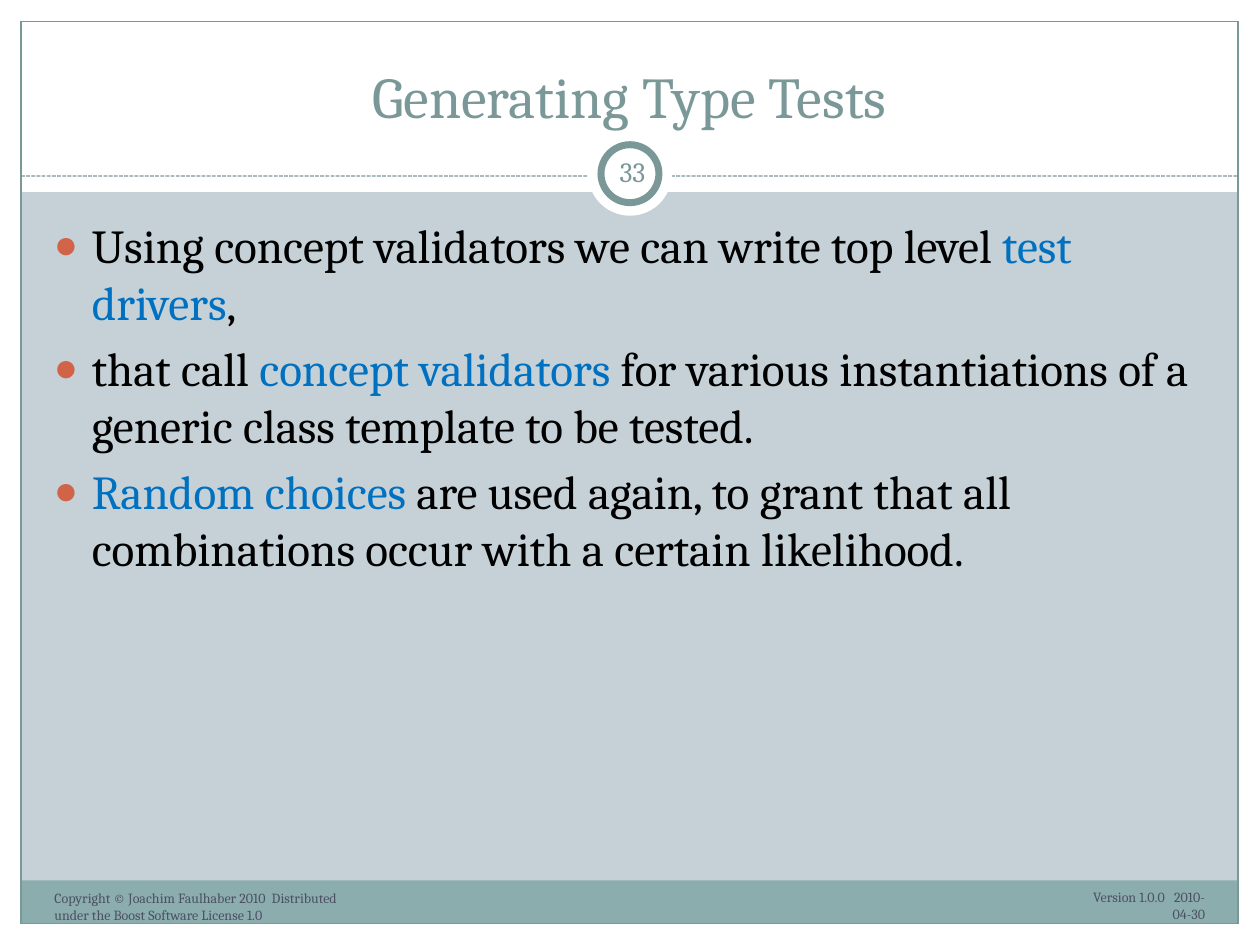
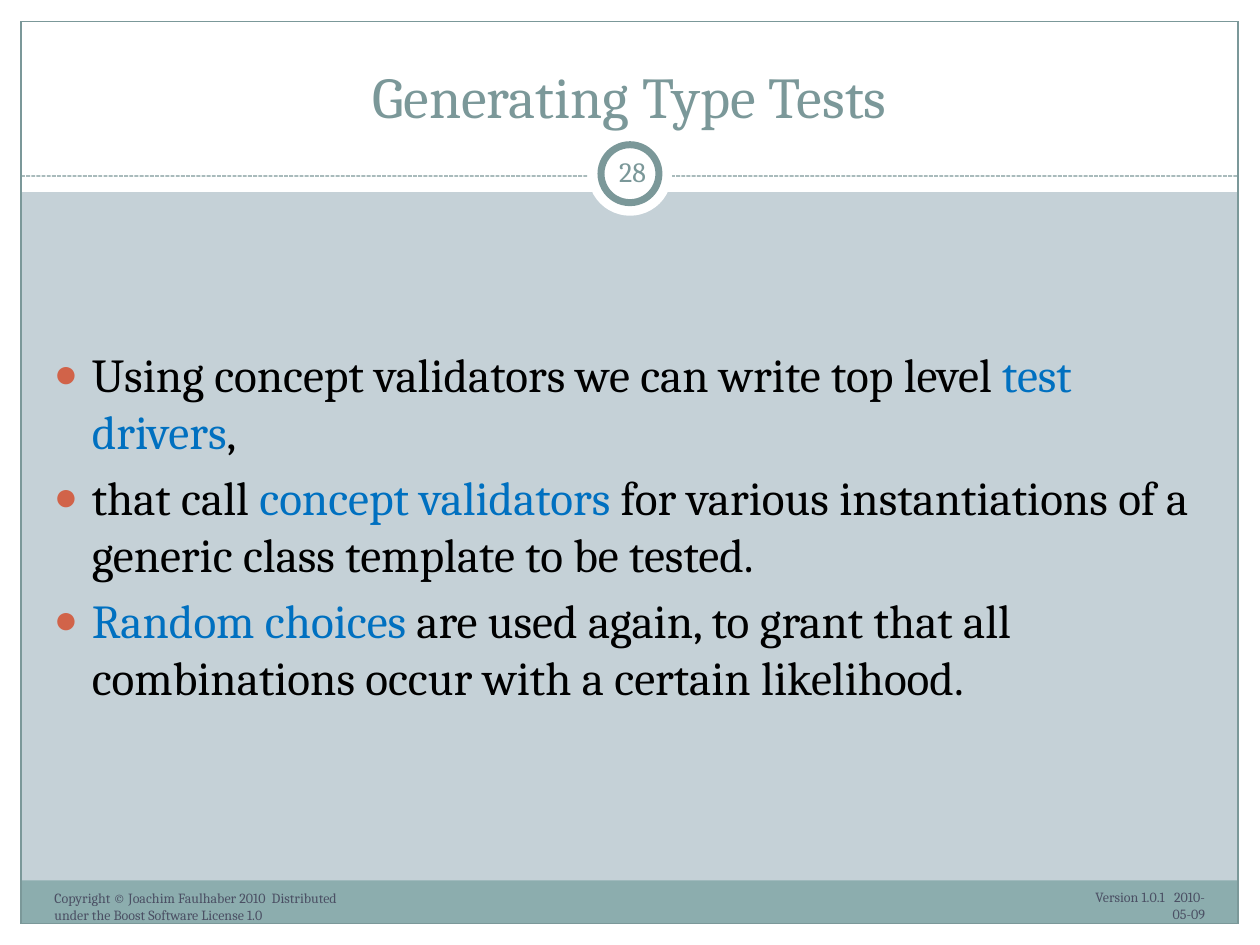
Before and after one commit to ryppl/boost-history, a slide deck: slide 28 of itl/libs/validate/doc/boostcon2010/BoostAlabaster.pptx (slide 33 before the commit). Drawn at 1260x945 pixels with LibreOffice and Linux fonts; fonts in the diff are those of the drawing. Boxes give left, top, right and bottom in pixels: in the first picture for what was removed or moved away, otherwise in the second. Text is boxed around its words. In the diff, an @@ line names an element or a change of style, - is before the commit and + after.

```diff
--- a/itl/libs/validate/doc/boostcon2010/BoostAlabaster.pptx
+++ b/itl/libs/validate/doc/boostcon2010/BoostAlabaster.pptx
@@ page number at bbox=[619, 163, 646, 182]: text changed @@
-33
+28
@@ text "Using concept validators we can ..." at bbox=[92, 359, 1188, 696]: vertical alignment top to middle @@
@@ text at bbox=[1095, 893, 1205, 919]: text changed @@
-Version 1.0.0 2010-04-30
+Version 1.0.1 2010-05-09
```
Also in this commit, not shown: 37 other slides changed, 7 slides removed, 1 other file.
